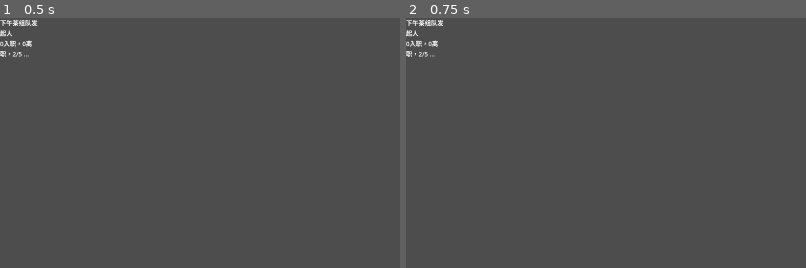
Above: before the commit, frames 1-2 (left to right).
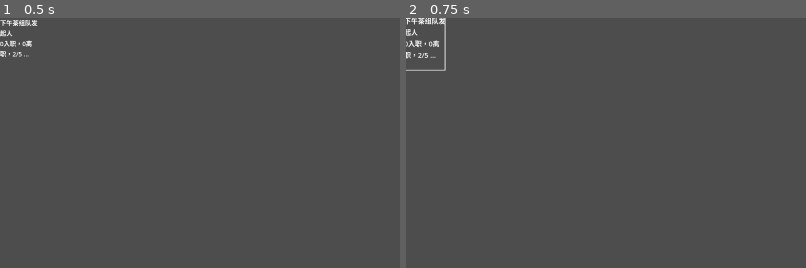
Above: after the commit, the same moments.

Repository: qfwj-lyy/DD
Game: Godot game, scene res://scenes/computer_scene/employees/xia_wu_cha_zu_dui_fa_qi_ren.tscn
The game is run twice, just before and just after one commit, with the same random seed, the same clock (stepped at 60 frames per second) and the same inputs. This scene is started directly instead of the project's main scene.
Inputs (mouse positions are % of the whole screen's width and height, from its top left):
- Up to frame 1 (0.5 s): no input
- Up to frame 2 (0.75 s): tap Enter at 0.5 s; move the mouse to (2, 5) at 0.52 s; press the mouse at (2, 5) at 0.53 s
The pictures show only the part of the screen within x 0-50%, y 0-50%; the shares and areas given below are measured in that part.

Frame 1 is identical in both runs. In frame 2, 0.7% of the frame differs, in the area x 0-10%, y 0-22%.
Error in both runs: Invalid access to property or key 'current_scene' on a base object of type 'Nil'. (res://scripts/computer_scene/employees/employee.gd:26)

Commit message:
update animation
完善了员工动效

Diff:
--- a/scenes/computer_scene/employees/employee.tscn
+++ b/scenes/computer_scene/employees/employee.tscn
@@ -1,12 +1,150 @@
-[gd_scene load_steps=2 format=3 uid="uid://dhjv4wwlto6p1"]
+[gd_scene load_steps=9 format=3 uid="uid://dhjv4wwlto6p1"]
 
 [ext_resource type="Script" uid="uid://d22jj08m6nbx2" path="res://scripts/computer_scene/employees/employee.gd" id="1_lksn5"]
+[ext_resource type="Texture2D" uid="uid://b262chsmndehk" path="res://assets/computer_scene/120x160Border.png" id="2_lgwqg"]
+
+[sub_resource type="Animation" id="Animation_lgwqg"]
+resource_name = "hover"
+length = 0.1
+tracks/0/type = "value"
+tracks/0/imported = false
+tracks/0/enabled = true
+tracks/0/path = NodePath("Border:visible")
+tracks/0/interp = 1
+tracks/0/loop_wrap = true
+tracks/0/keys = {
+"times": PackedFloat32Array(0),
+"transitions": PackedFloat32Array(1),
+"update": 1,
+"values": [true]
+}
+tracks/1/type = "value"
+tracks/1/imported = false
+tracks/1/enabled = true
+tracks/1/path = NodePath(".:scale")
+tracks/1/interp = 1
+tracks/1/loop_wrap = true
+tracks/1/keys = {
+"times": PackedFloat32Array(0, 0.1),
+"transitions": PackedFloat32Array(1, 1),
+"update": 0,
+"values": [Vector2(1, 1), Vector2(1.1, 1.1)]
+}
+
+[sub_resource type="Animation" id="Animation_15hu2"]
+resource_name = "down"
+length = 0.05
+tracks/0/type = "value"
+tracks/0/imported = false
+tracks/0/enabled = true
+tracks/0/path = NodePath(".:scale")
+tracks/0/interp = 1
+tracks/0/loop_wrap = true
+tracks/0/keys = {
+"times": PackedFloat32Array(0, 0.05),
+"transitions": PackedFloat32Array(1, 1),
+"update": 0,
+"values": [Vector2(1.1, 1.1), Vector2(0.8, 0.8)]
+}
+
+[sub_resource type="Animation" id="Animation_phisq"]
+length = 0.001
+tracks/0/type = "value"
+tracks/0/imported = false
+tracks/0/enabled = true
+tracks/0/path = NodePath("Border:visible")
+tracks/0/interp = 1
+tracks/0/loop_wrap = true
+tracks/0/keys = {
+"times": PackedFloat32Array(0),
+"transitions": PackedFloat32Array(1),
+"update": 1,
+"values": [true]
+}
+tracks/1/type = "value"
+tracks/1/imported = false
+tracks/1/enabled = true
+tracks/1/path = NodePath(".:scale")
+tracks/1/interp = 1
+tracks/1/loop_wrap = true
+tracks/1/keys = {
+"times": PackedFloat32Array(0),
+"transitions": PackedFloat32Array(1),
+"update": 0,
+"values": [Vector2(1, 1)]
+}
+
+[sub_resource type="Animation" id="Animation_oe0h1"]
+resource_name = "hover_over"
+length = 0.1
+tracks/0/type = "value"
+tracks/0/imported = false
+tracks/0/enabled = true
+tracks/0/path = NodePath("Border:visible")
+tracks/0/interp = 1
+tracks/0/loop_wrap = true
+tracks/0/keys = {
+"times": PackedFloat32Array(0.1),
+"transitions": PackedFloat32Array(1),
+"update": 1,
+"values": [false]
+}
+tracks/1/type = "value"
+tracks/1/imported = false
+tracks/1/enabled = true
+tracks/1/path = NodePath(".:scale")
+tracks/1/interp = 1
+tracks/1/loop_wrap = true
+tracks/1/keys = {
+"times": PackedFloat32Array(0, 0.1),
+"transitions": PackedFloat32Array(1, 1),
+"update": 0,
+"values": [Vector2(1.1, 1.1), Vector2(1, 1)]
+}
+
+[sub_resource type="Animation" id="Animation_d1fca"]
+resource_name = "back"
+length = 0.1
+tracks/0/type = "value"
+tracks/0/imported = false
+tracks/0/enabled = true
+tracks/0/path = NodePath("Border:visible")
+tracks/0/interp = 1
+tracks/0/loop_wrap = true
+tracks/0/keys = {
+"times": PackedFloat32Array(0),
+"transitions": PackedFloat32Array(1),
+"update": 1,
+"values": [false]
+}
+tracks/1/type = "value"
+tracks/1/imported = false
+tracks/1/enabled = true
+tracks/1/path = NodePath(".:scale")
+tracks/1/interp = 1
+tracks/1/loop_wrap = true
+tracks/1/keys = {
+"times": PackedFloat32Array(0, 0.1),
+"transitions": PackedFloat32Array(1, 1),
+"update": 0,
+"values": [Vector2(0.8, 0.8), Vector2(1, 1)]
+}
+
+[sub_resource type="AnimationLibrary" id="AnimationLibrary_o4s6f"]
+_data = {
+&"RESET": SubResource("Animation_phisq"),
+&"back": SubResource("Animation_d1fca"),
+&"down": SubResource("Animation_15hu2"),
+&"hover": SubResource("Animation_lgwqg"),
+&"hover_over_without_chosen": SubResource("Animation_oe0h1")
+}
 
 [node name="Employee" type="Control"]
 layout_mode = 3
 anchors_preset = 0
 offset_right = 120.0
 offset_bottom = 160.0
+pivot_offset = Vector2(60, 80)
 script = ExtResource("1_lksn5")
 
 [node name="Buffs" type="Node" parent="."]
@@ -23,4 +161,17 @@
 autowrap_mode = 3
 text_overrun_behavior = 6
 
+[node name="Border" type="TextureRect" parent="."]
+layout_mode = 0
+offset_right = 40.0
+offset_bottom = 40.0
+texture = ExtResource("2_lgwqg")
+
+[node name="AnimationPlayer" type="AnimationPlayer" parent="."]
+libraries = {
+&"": SubResource("AnimationLibrary_o4s6f")
+}
+
 [connection signal="gui_input" from="." to="." method="_on_gui_input"]
+[connection signal="mouse_entered" from="." to="." method="_on_mouse_entered"]
+[connection signal="mouse_exited" from="." to="." method="_on_mouse_exited"]
--- a/scripts/computer_scene/employees/employee.gd
+++ b/scripts/computer_scene/employees/employee.gd
@@ -36,11 +36,13 @@
 func execute_effect():
 	pass
 
+@onready var border: TextureRect = $Border
 
 #region 测试用
 @onready var label: Label = $Label
 func _ready() -> void:
 	label.text = description
+	border.visible = false
 #endregion
 
 
@@ -48,6 +50,7 @@
 	if event.is_action_pressed("LeftMouseDown"):
 		if condition == Condition.at_store:
 			print("点击到商店里的应聘者")
+
 			if G.M.current_scene.company_scene.current_staff_amount >= G.M.current_scene.company_scene.staff_amount_limit:
 				print("员工数量达到上限")
 				return
@@ -63,9 +66,25 @@
 
 		elif condition == Condition.at_company:
 			G.M.current_scene.company_scene.select_employee(self)
+			animation_player.play("down")
+			if chosen_employee and chosen_employee != self:
+				chosen_employee.animation_player.play("back")
+			chosen_employee = self
 
 func be_fired():
 	G.M.current_scene.property_manager.add_money( - severance_pay)
 	for buff : Buff in self_buffs:
 		buff.die()
 	queue_free()
+
+static var chosen_employee : Employee
+@onready var animation_player: AnimationPlayer = $AnimationPlayer
+
+func _on_mouse_entered() -> void:
+	if chosen_employee != self :
+		animation_player.play("hover")
+
+
+func _on_mouse_exited() -> void:
+	if chosen_employee != self :
+		animation_player.play("hover_over_without_chosen")
Binary file added: assets/computer_scene/120x160Border.png
Not shown, added: assets/computer_scene/120x160Border.png.import
